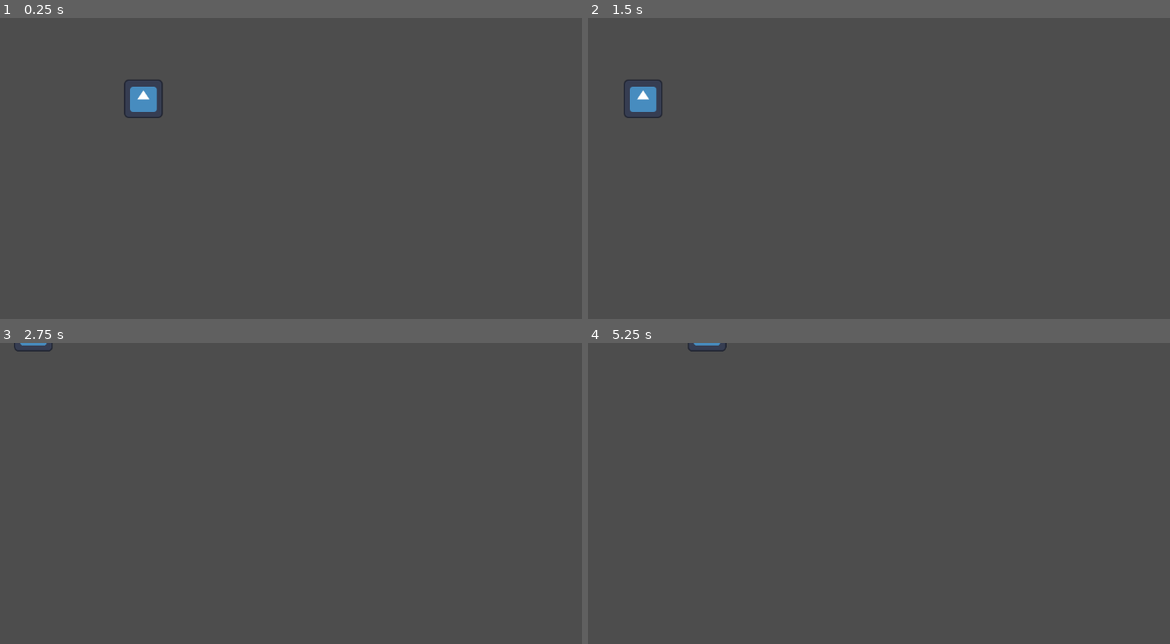
Above: before the commit, frames 1-4 (two rows, left to right).
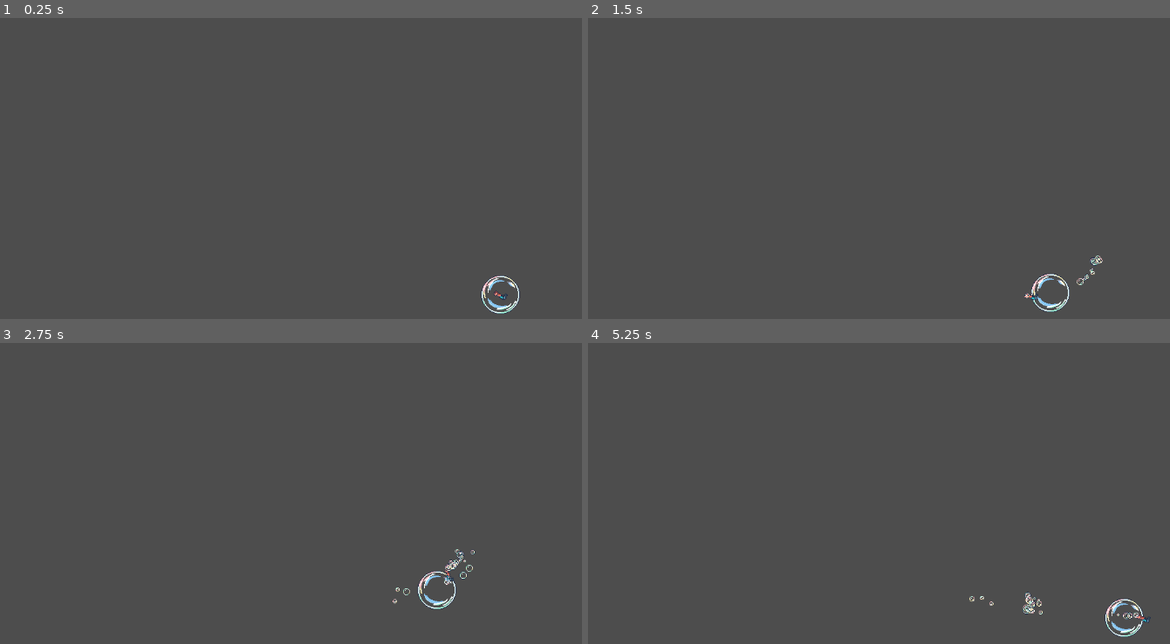
Above: after the commit, the same moments.

Repository: DigitalHelium/bubble
Game: Godot game, scene res://game_scene_test.tscn
The game is run twice, just before and just after one commit, with the same random seed, the same clock (stepped at 60 frames per second) and the same inputs. Before the commit the project has no main scene; this scene is started directly in both runs. The engine's default icon, where the game draws it, is replaced by a stand-in: a white triangle on a blue panel in a dark square.
Inputs (mouse positions are in pixels of both pictures, inside the frame that each line leads up to):
- Up to frame 1 (0.25 s): no input
- Up to frame 2 (1.5 s): tap Enter at 0.5 s; move the mouse to (1088, 192) at 0.52 s; press the mouse at (1088, 192) at 0.53 s; hold Right (ui_right) 0.53-1.28 s; move the mouse to (797, 231) at 1.27 s; release the mouse at (797, 231) at 1.28 s; hold Down (ui_down) from 1.28 s (still down); click (797, 231) at 1.35 s
- Up to frame 3 (2.75 s): move the mouse to (419, 451) at 2.02 s; release Down (ui_down) at 2.03 s; press the mouse at (419, 451) at 2.03 s; hold Right (ui_right) from 2.03 s (still down)
- Up to frame 4 (5.25 s): move the mouse to (902, 616) at 2.77 s; release Right (ui_right) at 2.78 s; release the mouse at (902, 616) at 2.78 s; hold Up (ui_up) 2.78-3.53 s; click (902, 616) at 2.85 s; move the mouse to (1146, 595) at 3.52 s; press the mouse at (1146, 595) at 3.53 s; hold Left (ui_left) 3.53-5.03 s; move the mouse to (727, 478) at 4.27 s; release the mouse at (727, 478) at 4.28 s; click (727, 478) at 4.35 s; move the mouse to (972, 538) at 5.02 s; press the mouse at (972, 538) at 5.03 s; hold Down (ui_down) from 5.03 s (still down)

The runs differ from the first frame. In frame 1, 0.8% of the frame differs, in the area x 21-90%, y 20-99%; in frame 2, 0.9%, in the area x 6-89%, y 20-98%; in frame 3, 0.5%; in frame 4, 0.6%.

Commit message:
merge projects: - Add gun and particles; - Add texture.

Diff:
--- a/game_scene_test.tscn
+++ b/game_scene_test.tscn
@@ -5,5 +5,7 @@
 [node name="Scene Root (Node2D)" type="Node2D"]
 
 [node name="Character (main_bubble)" parent="." instance=ExtResource("1_7x3gm")]
-position = Vector2(237, 134)
+position = Vector2(251, 135)
 max_acceleration = 6.0
+
+[node name="Camera2D" type="Camera2D" parent="."]
--- /dev/null
+++ b/gpu_particles_2d.gd
@@ -0,0 +1,13 @@
+@tool extends GPUParticles2D
+
+func _unhandled_input(event: InputEvent) -> void:
+	if Input.is_action_pressed("click"):
+		emitting = true
+		var direction: Vector2 = (get_global_mouse_position() - global_position).normalized()
+
+		var gravity_force: int = 280
+		var gravity: Vector3 = Vector3(direction.x, direction.y, 0) * gravity_force
+
+		process_material.set_gravity(gravity)
+	else:
+		emitting = false
--- a/gun_scene.tscn
+++ b/gun_scene.tscn
@@ -1,6 +1,44 @@
-[gd_scene load_steps=2 format=3 uid="uid://cvwq6kj261i6f"]
+[gd_scene load_steps=9 format=3 uid="uid://cvwq6kj261i6f"]
 
 [ext_resource type="Script" uid="uid://dppfjarkgyv54" path="res://gun_script.gd" id="1_lpc8u"]
+[ext_resource type="Texture2D" uid="uid://dvpbg6q7881d8" path="res://texture/gun.png" id="2_4foi7"]
+[ext_resource type="Script" uid="uid://3rcw7wfwmrk" path="res://gun_sprite.gd" id="3_co8xi"]
+[ext_resource type="Texture2D" uid="uid://b7me73yu8krqw" path="res://texture/bubbles.png" id="4_dw03f"]
+[ext_resource type="Script" uid="uid://cyco2pd7pm81l" path="res://gpu_particles_2d.gd" id="4_w1428"]
+
+[sub_resource type="CanvasItemMaterial" id="CanvasItemMaterial_pg37a"]
+particles_animation = true
+particles_anim_h_frames = 6
+particles_anim_v_frames = 4
+particles_anim_loop = false
+
+[sub_resource type="AtlasTexture" id="AtlasTexture_yfr3y"]
+atlas = ExtResource("4_dw03f")
+region = Rect2(0, 0, 78, 52)
+
+[sub_resource type="ParticleProcessMaterial" id="ParticleProcessMaterial_14d2b"]
+particle_flag_disable_z = true
+spread = 0.0
+gravity = Vector3(0, 98, 0)
+anim_offset_max = 1.0
+turbulence_enabled = true
+turbulence_noise_strength = 1.4
+turbulence_noise_scale = 4.0
+turbulence_noise_speed_random = 2.4
 
 [node name="Gun (Node2D)" type="Node2D"]
 script = ExtResource("1_lpc8u")
+
+[node name="GunSprite" type="Sprite2D" parent="."]
+texture = ExtResource("2_4foi7")
+script = ExtResource("3_co8xi")
+
+[node name="GPUParticles2D" type="GPUParticles2D" parent="GunSprite"]
+material = SubResource("CanvasItemMaterial_pg37a")
+position = Vector2(13, -1)
+emitting = false
+amount = 42
+texture = SubResource("AtlasTexture_yfr3y")
+lifetime = 2.0
+process_material = SubResource("ParticleProcessMaterial_14d2b")
+script = ExtResource("4_w1428")
--- a/gun_script.gd
+++ b/gun_script.gd
@@ -37,4 +37,4 @@
 func _physics_process(delta) -> void:
 	button_time_held = clamp(calc_held_time(delta, button_time_held), -1, 1)
 	if Input.is_action_pressed("ui_right") or Input.is_action_pressed("ui_left") or Input.is_action_pressed("ui_down") or Input.is_action_pressed("ui_up"):
-		button_time_held = check_if_shot_fired(button_time_held, GUN_TYPE.SHOTGUN)
+		button_time_held = check_if_shot_fired(button_time_held, GUN_TYPE.AUTOMATIC)
--- /dev/null
+++ b/gun_sprite.gd
@@ -0,0 +1,7 @@
+extends Sprite2D
+
+var radius := 32.0
+
+func _process(delta: float) -> void:
+	position = (get_global_mouse_position() - get_parent().position).normalized() * radius
+	look_at(get_global_mouse_position())
--- a/main_bubble_scene.tscn
+++ b/main_bubble_scene.tscn
@@ -1,16 +1,16 @@
 [gd_scene load_steps=5 format=3 uid="uid://ct0wuhmli5bd6"]
 
 [ext_resource type="Script" uid="uid://lvwlq4v7v0g7" path="res://main_bubble.gd" id="1_dpgxj"]
-[ext_resource type="Texture2D" uid="uid://o2g2ck2uwexf" path="res://icon.svg" id="2_cny3r"]
+[ext_resource type="Texture2D" uid="uid://duvstcp4jd4lv" path="res://texture/sphere.png" id="2_cny3r"]
 [ext_resource type="PackedScene" uid="uid://cvwq6kj261i6f" path="res://gun_scene.tscn" id="3_cny3r"]
 
 [sub_resource type="CircleShape2D" id="CircleShape2D_tc057"]
 
 [node name="Character (CharacterBody2D)" type="CharacterBody2D"]
+position = Vector2(1, 1)
 script = ExtResource("1_dpgxj")
 
 [node name="Sprite (Sprite2D)" type="Sprite2D" parent="."]
-scale = Vector2(0.5, 0.5)
 texture = ExtResource("2_cny3r")
 
 [node name="Collision (CollisionShape2D)" type="CollisionShape2D" parent="."]
--- a/project.godot
+++ b/project.godot
@@ -11,6 +11,7 @@
 [application]
 
 config/name="bubble"
+run/main_scene="uid://ct0wuhmli5bd6"
 config/features=PackedStringArray("4.4", "Forward Plus")
 config/icon="res://icon.svg"
 
@@ -21,3 +22,7 @@
 "events": [Object(InputEventMouseButton,"resource_local_to_scene":false,"resource_name":"","device":-1,"window_id":0,"a …(253 unchanged characters)…
 ]
 }
+
+[rendering]
+
+textures/canvas_textures/default_texture_filter=0
Not shown, added: gpu_particles_2d.gd.uid
Not shown, added: gun_sprite.gd.uid
Binary file added: texture/bubble.png
Not shown, added: texture/bubble.png.import
Binary file added: texture/bubbles.png
Not shown, added: texture/bubbles.png.import
Binary file added: texture/gun.png
Not shown, added: texture/gun.png.import
Binary file added: texture/sphere.png
Not shown, added: texture/sphere.png.import
